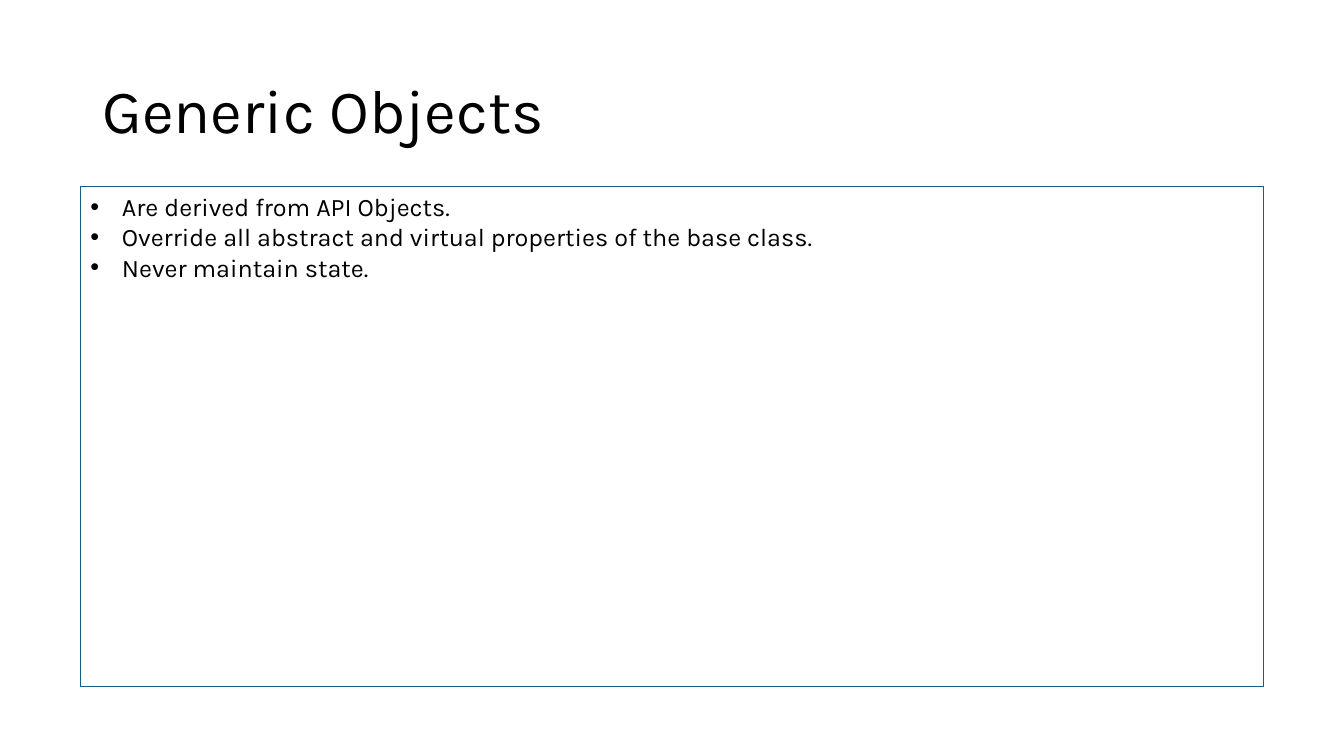
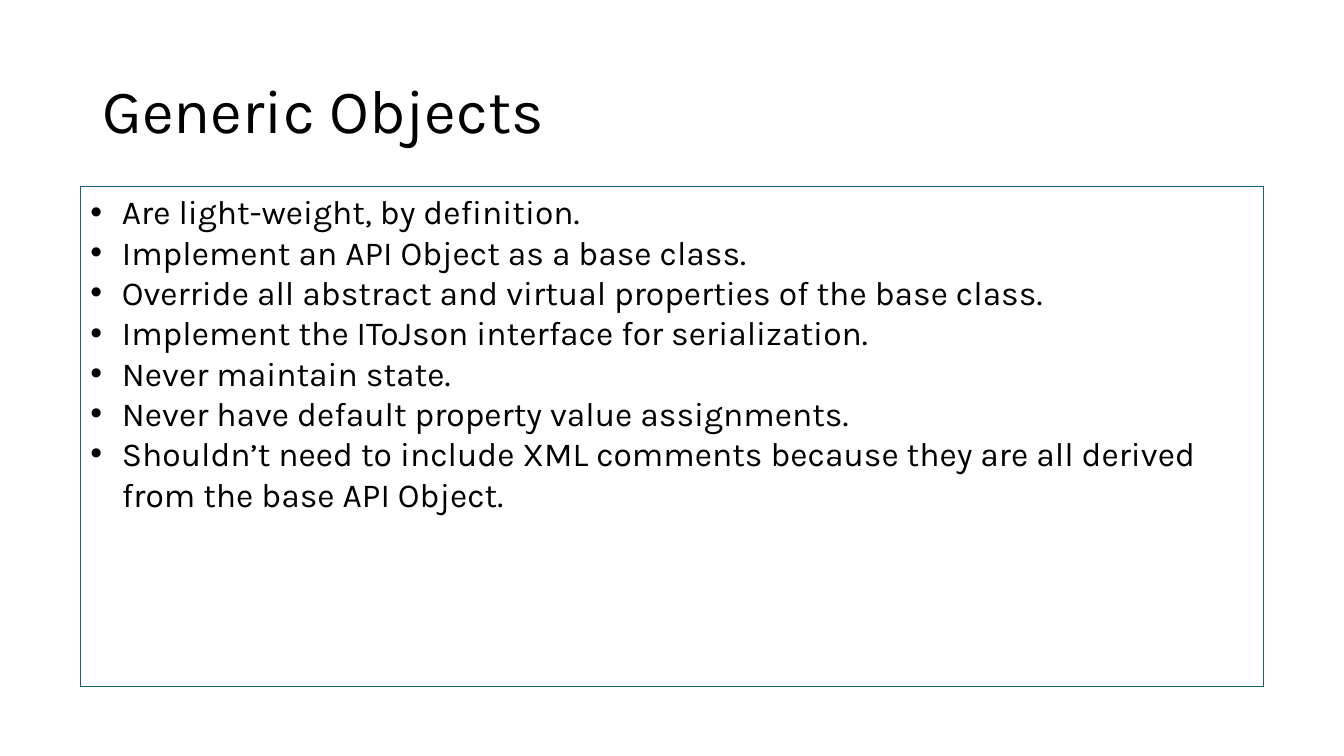
Before and after one commit to marcjohnston/AngbandOS, a slide deck: slide 6 of Documents/Object Property Design and Binding.pptx. Drawn at 1344x756 pixels with LibreOffice and Linux fonts; fonts in the diff are those of the drawing. Boxes give left, top, right and bottom in pixels: in the first picture for what was removed or moved away, otherwise in the second. Text is boxed around its words. In the diff, an @@ line names an element or a change of style, - is before the commit and + after.

```diff
--- a/Documents/Object Property Design and Binding.pptx
+++ b/Documents/Object Property Design and Binding.pptx
@@ text in rectangle at [122, 201, 747, 274]: text changed; size 18 to 24 pt @@
-• Are derived from API Objects.
+• Are light-weight, by definition.
+• Implement an API Object as a base class.
@@ text in rectangle at [122, 282, 1043, 387]: size 18 to 24 pt in "Override all abstract and virtual properties of ...", "Never maintain state." @@
@@ text in rectangle at [122, 322, 868, 353]: paragraph added @@
+• Implement the IToJson interface for serialization.
@@ text in rectangle at [122, 403, 1195, 516]: paragraphs added @@
+• Never have default property value assignments.
+• Shouldn’t need to include XML comments because they are all derived from the base API Object.
```
Also in this commit, not shown: 3 other slides changed, 5 slides added.
